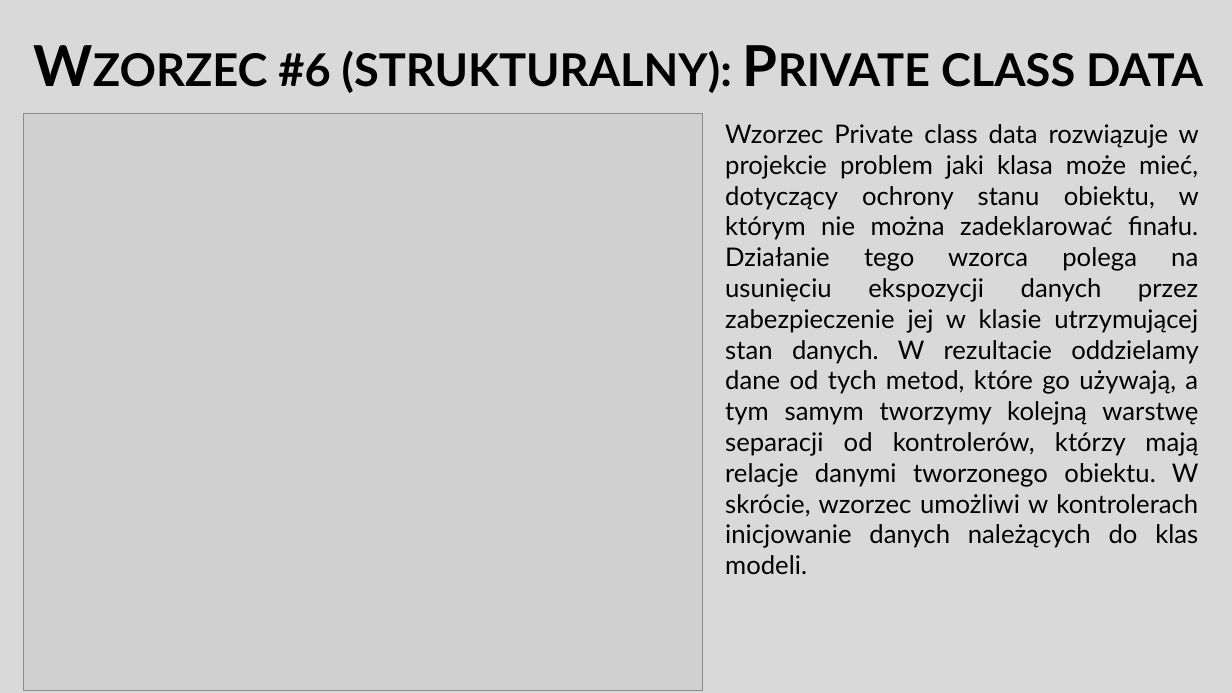
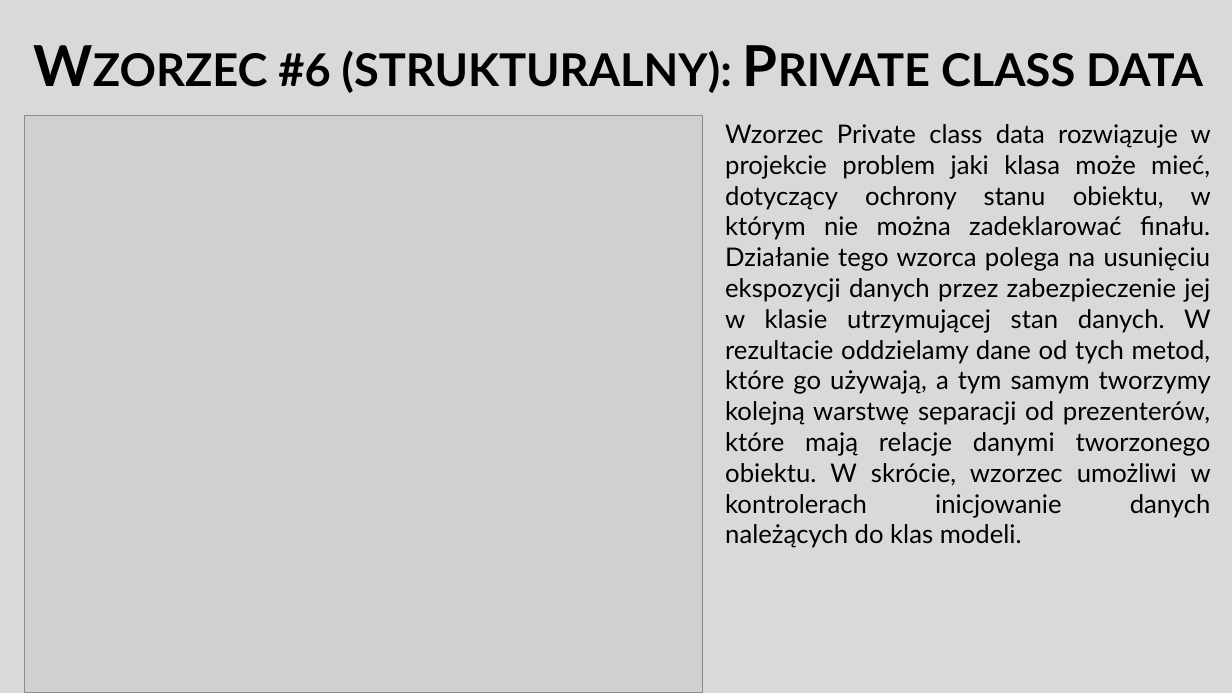
Before and after one commit to adambajguz/MusicPlayer, a slide deck: slide 13 of Documentation - PL/ZTP Dokumentation.pptx. Drawn at 1232x693 pixels with LibreOffice and Linux fonts; fonts in the diff are those of the drawing; grey boxes stand for pictures. Boxes give left, top, right and bottom in pixels: in the first picture for what was removed or moved away, otherwise in the second. Text is boxed around its words. In the diff, an @@ line names an element or a change of style, - is before the commit and + after.

```diff
--- a/Documentation - PL/ZTP Dokumentation.pptx
+++ b/Documentation - PL/ZTP Dokumentation.pptx
@@ text at box(725, 124, 1211, 548): text changed @@
-Wzorzec Private class data rozwiązuje w projekcie problem jaki klasa może mieć, dotyczący ochrony stanu obiektu, w którym nie można zadeklarować finału. Działanie tego wzorca polega na usunięciu ekspozycji danych przez zabezpieczenie jej w klasie utrzymującej stan danych. W rezultacie oddzielamy dane od tych metod, które go używają, a tym samym tworzymy kolejną warstwę separacji od kontrolerów, którzy mają relacje danymi tworzonego obiektu. W skrócie, wzorzec umożliwi w kontrolerach inicjowanie danych należących do klas modeli.
+Wzorzec Private class data rozwiązuje w projekcie problem jaki klasa może mieć, dotyczący ochrony stanu obiektu, w którym nie można zadeklarować finału. Działanie tego wzorca polega na usunięciu ekspozycji danych przez zabezpieczenie jej w klasie utrzymującej stan danych. W rezultacie oddzielamy dane od tych metod, które go używają, a tym samym tworzymy kolejną warstwę separacji od prezenterów, które mają relacje danymi tworzonego obiektu. W skrócie, wzorzec umożliwi w kontrolerach inicjowanie danych należących do klas modeli.
```
Also in this commit, not shown: 1 other slide changed, 2 other files.
